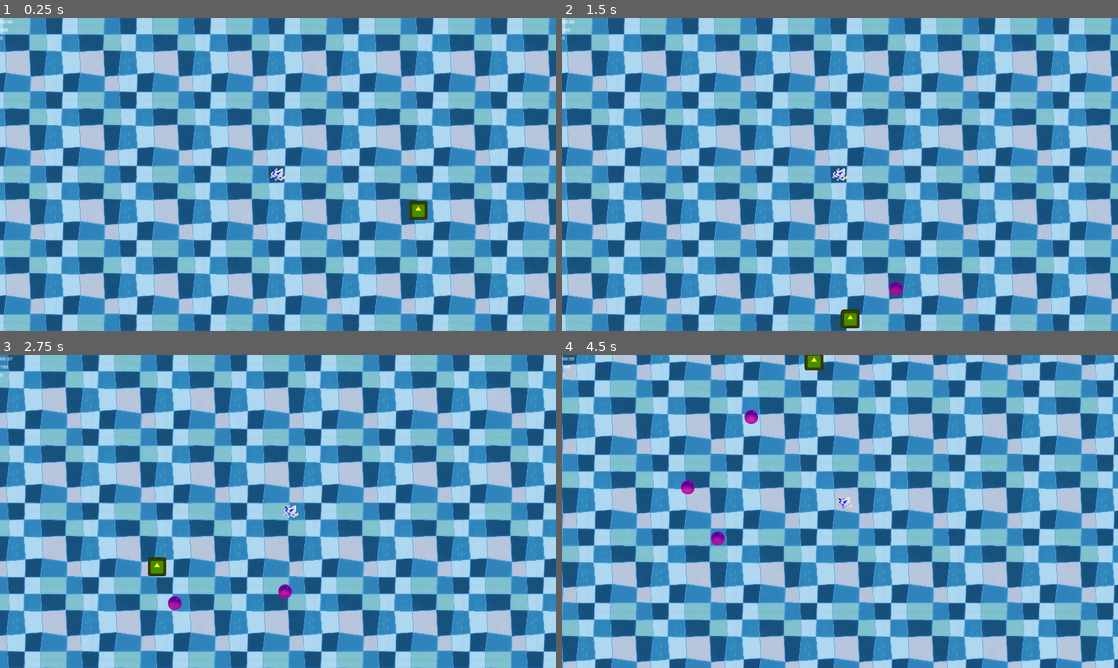
Above: before the commit, frames 1-4 (two rows, left to right).
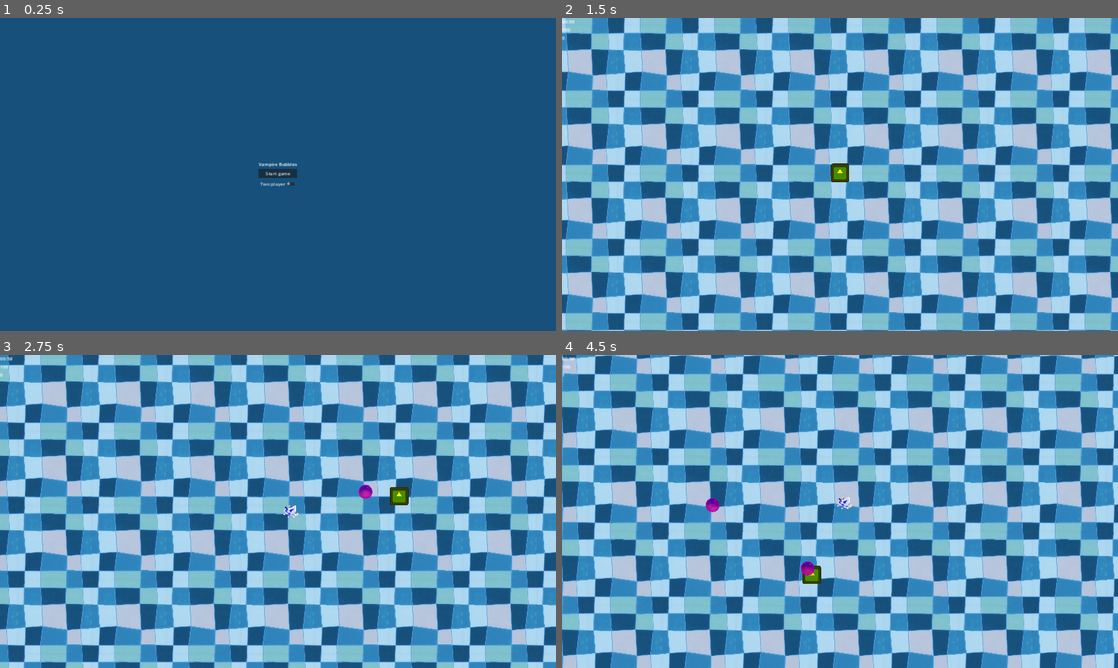
Above: after the commit, the same moments.

Repository: eloneonn/vampire-bubbles
Game: Godot game, scene res://scenes/game.tscn
Two runs of this game, one before a commit and one after it. Both use one fixed random seed, a clock stepped at 60 frames per second and the inputs below. The engine's default icon, where the game draws it, is replaced by a stand-in: a white triangle on a blue panel in a dark square.
Inputs (mouse positions are in pixels of both pictures, inside the frame that each line leads up to):
- Up to frame 1 (0.25 s): no input
- Up to frame 2 (1.5 s): click (840, 183) at 0.5 s, where only the run after the commit has a clickable "Two player"; click (840, 174) at 1.25 s, where only the run after the commit has a clickable "Start game"
- Up to frame 3 (2.75 s): move the mouse to (400, 495) at 2.02 s; hold D (right) from 2.03 s (still down)
- Up to frame 4 (4.5 s): move the mouse to (728, 527) at 2.77 s; release D (right) at 2.78 s; hold S (down) 2.78-3.53 s; move the mouse to (895, 442) at 3.52 s; hold D (right) 3.53-4.28 s; move the mouse to (812, 574) at 4.27 s; hold W (up) from 4.28 s (still down)

The runs differ from the first frame. In frame 1, 77% of the frame differs, in the area x 0-100%, y 0-100%; in frame 2, 10%; in frame 3, 39%; in frame 4, 40%.

Commit message:
pause menu and 2p

Diff:
--- a/project.godot
+++ b/project.godot
@@ -55,6 +55,11 @@
 "events": [Object(InputEventKey,"resource_local_to_scene":false,"resource_name":"","device":-1,"window_id":0,"alt_press …(192 unchanged characters)…
 ]
 }
+pause={
+"deadzone": 0.5,
+"events": [Object(InputEventKey,"resource_local_to_scene":false,"resource_name":"","device":-1,"window_id":0,"alt_pressed":false,"shift_pressed":false,"ctrl_pressed":false,"meta_pressed":false,"pressed":false,"keycode":0,"physical_keycode":4194305,"key_label":0,"unicode":0,"location":0,"echo":false,"script":null)
+]
+}
 
 [rendering]
 
--- a/scenes/game.gd
+++ b/scenes/game.gd
@@ -2,20 +2,22 @@
 
 @onready var game_over_screen: CanvasLayer = $GameOverScreen
 @onready var victory_screen: CanvasLayer = $VictoryScreen
+@onready var main_menu: CanvasLayer = $MainMenu
+@onready var check_button: CheckButton = $MainMenu/MarginContainer/CenterContainer/VBoxContainer/CheckButton
+@onready var pause_menu: CanvasLayer = $PauseMenu
 
 func _ready() -> void:
-	get_tree().paused = false
-	GameManager.start_game()
+	main_menu.visible = true
+	get_tree().paused = true
 	GameManager.game_ended.connect(on_game_end)
 	GameManager.victory.connect(on_victory)
 
+func _unhandled_input(event: InputEvent) -> void:
+	if event.is_action_pressed("pause"):
+		pause_game()
+
 func _on_restart_button_pressed() -> void:
-	for node in get_tree().get_nodes_in_group("enemies"):
-		node.queue_free()
-
-	get_tree().paused = false
-	game_over_screen.visible = false
-	get_tree().reload_current_scene()
+	reload_game()
 
 func on_game_end() -> void:
 	game_over_screen.visible = true
@@ -24,3 +26,31 @@
 func on_victory() -> void:
 	victory_screen.visible = true
 	get_tree().paused = true
+
+func pause_game():
+	pause_menu.visible = true
+	get_tree().paused = true
+
+func reload_game():
+	for node in get_tree().get_nodes_in_group("enemies"):
+		node.queue_free()
+
+	get_tree().paused = false
+	game_over_screen.visible = false
+	get_tree().reload_current_scene()
+
+func _on_start_game_pressed() -> void:
+	get_tree().paused = false
+	main_menu.visible = false
+	GameManager.start_game()
+
+func _on_check_button_toggled(toggled_on: bool) -> void:
+	GameManager.two_player_game = toggled_on
+	check_button.button_pressed = toggled_on
+
+func _on_continue_pressed() -> void:
+	pause_menu.visible = false
+	get_tree().paused = false
+
+func _on_back_to_menu_pressed() -> void:
+	reload_game()
--- a/scenes/game.tscn
+++ b/scenes/game.tscn
@@ -107,5 +107,87 @@
 [node name="HBoxContainer" type="HBoxContainer" parent="VictoryScreen/CenterContainer/VBoxContainer/Button"]
 layout_mode = 0
 
+[node name="MainMenu" type="CanvasLayer" parent="."]
+process_mode = 3
+visible = false
+
+[node name="ColorRect" type="ColorRect" parent="MainMenu"]
+anchors_preset = 15
+anchor_right = 1.0
+anchor_bottom = 1.0
+grow_horizontal = 2
+grow_vertical = 2
+color = Color(0.0862745, 0.313726, 0.482353, 1)
+
+[node name="MarginContainer" type="MarginContainer" parent="MainMenu"]
+anchors_preset = 15
+anchor_right = 1.0
+anchor_bottom = 1.0
+grow_horizontal = 2
+grow_vertical = 2
+
+[node name="CenterContainer" type="CenterContainer" parent="MainMenu/MarginContainer"]
+layout_mode = 2
+
+[node name="VBoxContainer" type="VBoxContainer" parent="MainMenu/MarginContainer/CenterContainer"]
+layout_mode = 2
+
+[node name="Label" type="Label" parent="MainMenu/MarginContainer/CenterContainer/VBoxContainer"]
+layout_mode = 2
+text = "Vampire Bubbles"
+
+[node name="StartGame" type="Button" parent="MainMenu/MarginContainer/CenterContainer/VBoxContainer"]
+process_mode = 3
+layout_mode = 2
+text = "Start game"
+
+[node name="CheckButton" type="CheckButton" parent="MainMenu/MarginContainer/CenterContainer/VBoxContainer"]
+layout_mode = 2
+text = "Two player"
+
+[node name="PauseMenu" type="CanvasLayer" parent="."]
+process_mode = 3
+visible = false
+
+[node name="ColorRect" type="ColorRect" parent="PauseMenu"]
+anchors_preset = 15
+anchor_right = 1.0
+anchor_bottom = 1.0
+grow_horizontal = 2
+grow_vertical = 2
+color = Color(0, 0, 0, 0.705882)
+
+[node name="MarginContainer" type="MarginContainer" parent="PauseMenu"]
+anchors_preset = 15
+anchor_right = 1.0
+anchor_bottom = 1.0
+grow_horizontal = 2
+grow_vertical = 2
+
+[node name="CenterContainer" type="CenterContainer" parent="PauseMenu/MarginContainer"]
+layout_mode = 2
+
+[node name="VBoxContainer" type="VBoxContainer" parent="PauseMenu/MarginContainer/CenterContainer"]
+layout_mode = 2
+
+[node name="Label" type="Label" parent="PauseMenu/MarginContainer/CenterContainer/VBoxContainer"]
+layout_mode = 2
+theme_override_font_sizes/font_size = 40
+text = "Game paused"
+
+[node name="HBoxContainer" type="HBoxContainer" parent="PauseMenu/MarginContainer/CenterContainer/VBoxContainer/Label"]
+
+[node name="Continue" type="Button" parent="PauseMenu/MarginContainer/CenterContainer/VBoxContainer"]
+layout_mode = 2
+text = "Continue"
+
+[node name="BackToMenu" type="Button" parent="PauseMenu/MarginContainer/CenterContainer/VBoxContainer"]
+layout_mode = 2
+text = "Back to menu"
+
 [connection signal="pressed" from="GameOverScreen/CenterContainer/VBoxContainer/Button" to="." method="_on_restart_button_pressed"]
 [connection signal="pressed" from="VictoryScreen/CenterContainer/VBoxContainer/Button" to="." method="_on_restart_button_pressed"]
+[connection signal="pressed" from="MainMenu/MarginContainer/CenterContainer/VBoxContainer/StartGame" to="." method="_on_start_game_pressed"]
+[connection signal="toggled" from="MainMenu/MarginContainer/CenterContainer/VBoxContainer/CheckButton" to="." method="_on_check_button_toggled"]
+[connection signal="pressed" from="PauseMenu/MarginContainer/CenterContainer/VBoxContainer/Continue" to="." method="_on_continue_pressed"]
+[connection signal="pressed" from="PauseMenu/MarginContainer/CenterContainer/VBoxContainer/BackToMenu" to="." method="_on_back_to_menu_pressed"]
--- a/scripts/enemy_1.gd
+++ b/scripts/enemy_1.gd
@@ -8,6 +8,7 @@
 
 @export var spawn_interval: float = 1.0
 var angle = 0.0
+var SPEED = 300
 
 func _ready() -> void:
 	timer.wait_time = spawn_interval
@@ -19,8 +20,16 @@
 	if enemy_spawner:
 		enemy_spawner.spawn_enemy()
 
-func _process(delta):
-	if player:
+func _physics_process(delta):
+	if GameManager.two_player_game:
+		var mouse_pos = get_global_mouse_position()
+		var direction = (mouse_pos - global_position).normalized()
+		velocity = direction * SPEED
+
+		move_and_slide()
+
+		global_position = get_global_mouse_position()
+	elif player:
 		var player_node = get_node(player)
 		angle += orbit_speed * delta
 		var offset = Vector2(cos(angle), sin(angle)) * orbit_radius
--- a/scripts/game_manager.gd
+++ b/scripts/game_manager.gd
@@ -2,6 +2,7 @@
 
 var timer: Timer
 var game_duration: float = 60
+var two_player_game: bool = false
 
 signal game_ended
 signal victory
